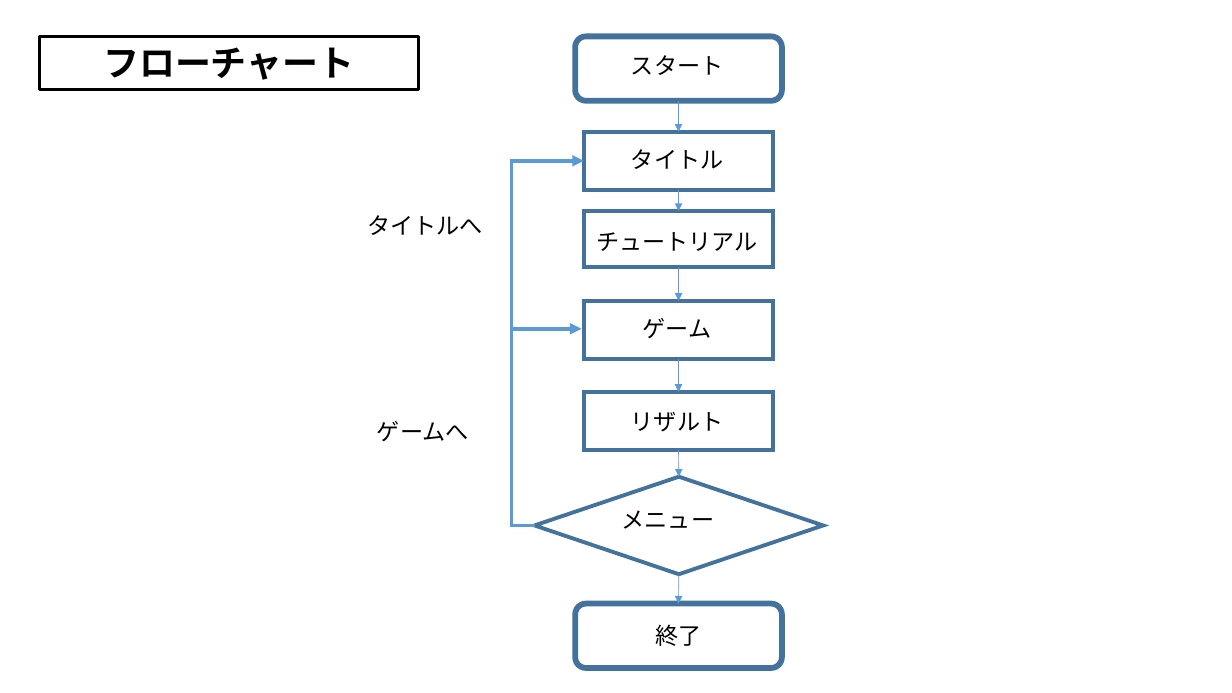
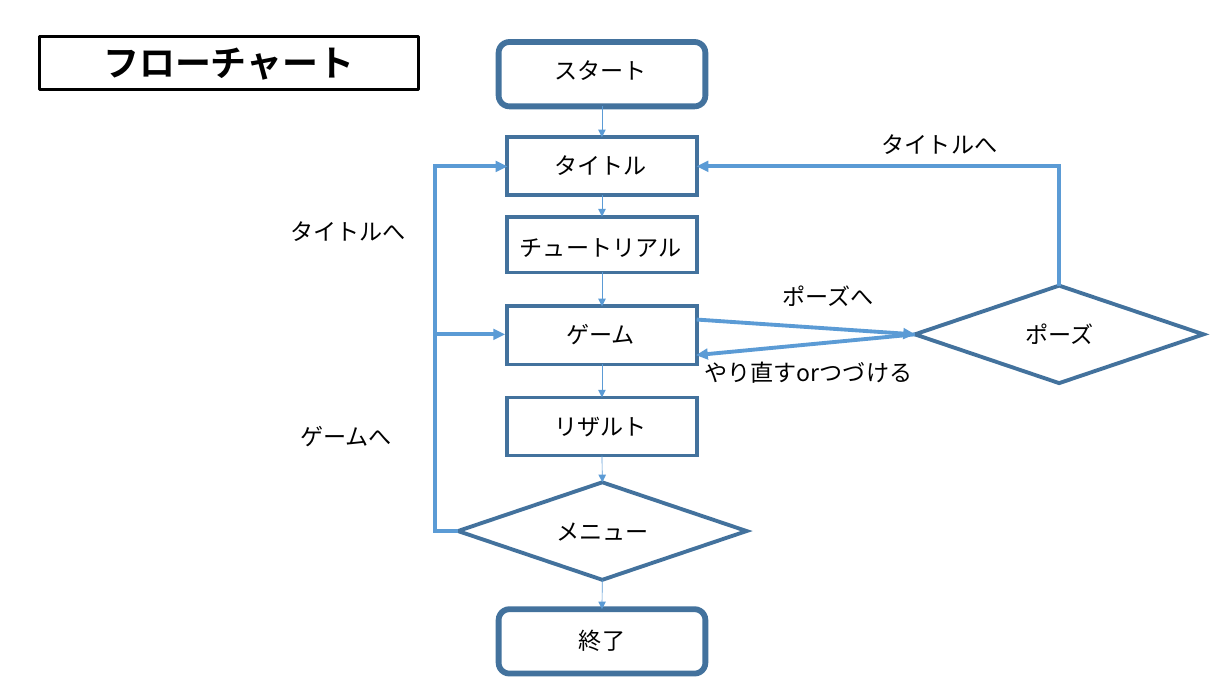
Before and after one commit to MizukiKato0416/sotsugyou_time_kato, a slide deck: slide 2 of 卒業制作_風船わりゲーム（仮）.pptx. Drawn at 1232x693 pixels with LibreOffice and Linux fonts; fonts in the diff are those of the drawing. Boxes give left, top, right and bottom in pixels: in the first picture for what was removed or moved away, otherwise in the second. Text is boxed around its words. In the diff, an @@ line names an element or a change of style, - is before the commit and + after.

Commit message:
フローチャートを変更した

```diff
--- a/卒業制作_風船わりゲーム（仮）.pptx
+++ b/卒業制作_風船わりゲーム（仮）.pptx
@@ text added at [882,134,997,154], 18 pt, text #000000 @@
+タイトルへ
@@ elbow arrow added from (1059, 286) to (697, 166), #5B9BD5 3 pt @@
@@ text added at [782,285,873,306], 18 pt, text #000000 @@
+ポーズへ
@@ diamond added at [915,286,1203,384], outline #43739E 3 pt @@
@@ arrow added from (697, 320) to (915, 335), #5B9BD5 3 pt @@
@@ text added at [1025,323,1093,344], 18 pt, text #000000 @@
+ポーズ
@@ arrow added from (915, 335) to (697, 355), #5B9BD5 3 pt @@
@@ text added at [704,358,912,383], 18 pt, text #000000 @@
+やり直すorつづける
@@ text "メニュー": place and size @@
-text "メニュー" at [622,510,714,529]
+text "メニュー" at [556,522,648,541]
@@ 8 texts, 6 arrows, 4 rectangles, 2 rounded rectangles, 2 elbow arrows, 1 diamond: place and size @@
-8 texts, 6 arrows, 4 rectangles, 2 rounded rectangles, 2 elbow arrows, 1 diamond at [367,36,823,668]
+8 texts, 6 arrows, 4 rectangles, 2 rounded rectangles, 2 elbow arrows, 1 diamond at [291,42,747,674]
```
Also in this commit, not shown: 1 other file.
